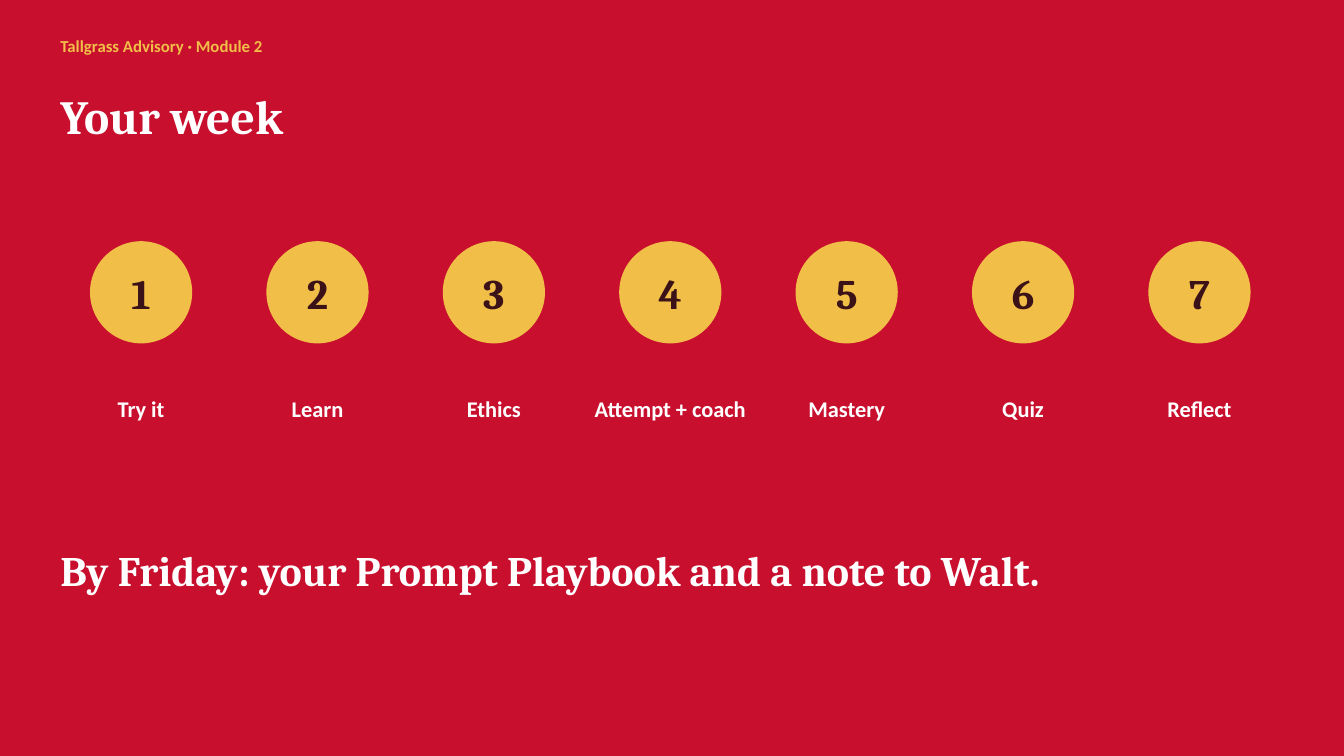
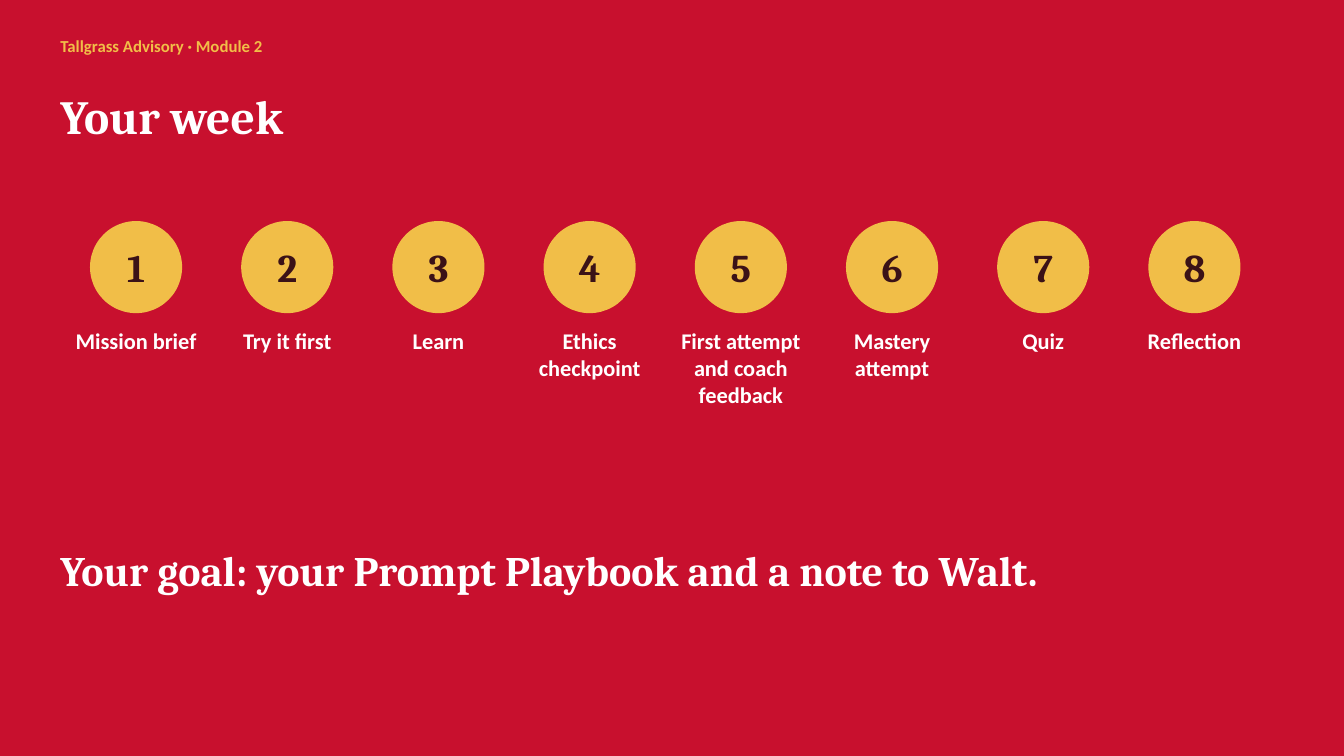
Before and after one commit to bradtrinkle/acct4420-course, a slide deck: slide 13 of downloads/module-2-slides.pptx. Drawn at 1344x756 pixels with LibreOffice and Linux fonts; fonts in the diff are those of the drawing. Boxes give left, top, right and bottom in pixels: in the first picture for what was removed or moved away, otherwise in the second. Text is boxed around its words. In the diff, an @@ line names an element or a change of style, - is before the commit and + after.

```diff
--- a/downloads/module-2-slides.pptx
+++ b/downloads/module-2-slides.pptx
@@ text "1": place and size @@
-text "1" at <box>131,281,150,309</box>
+text "1" at <box>127,256,145,282</box>
@@ ellipse: place and size @@
-ellipse at <box>91,242,192,343</box>
+ellipse at <box>91,222,181,313</box>
@@ text "2": place and size @@
-text "2" at <box>307,280,328,309</box>
+text "2" at <box>277,255,297,282</box>
@@ ellipse: place and size @@
-ellipse at <box>267,242,368,343</box>
+ellipse at <box>242,222,333,313</box>
@@ text "3": place and size @@
-text "3" at <box>483,280,504,310</box>
+text "3" at <box>429,255,449,283</box>
@@ ellipse: place and size @@
-ellipse at <box>444,242,544,343</box>
+ellipse at <box>393,222,484,313</box>
@@ text "4": place and size @@
-text "4" at <box>659,280,682,309</box>
+text "4" at <box>579,255,601,282</box>
@@ ellipse added at <box>544,222,635,313</box>, fill #F1BE48, outline #F1BE48 1 pt @@
@@ text "5": place and size @@
-text "5" at <box>836,281,858,310</box>
+text "5" at <box>731,255,751,283</box>
@@ ellipse: place and size @@
-ellipse at <box>620,242,721,343</box>
+ellipse at <box>696,222,786,313</box>
@@ text "6": place and size @@
-text "6" at <box>1012,280,1035,310</box>
+text "6" at <box>882,255,903,283</box>
@@ ellipse: place and size @@
-ellipse at <box>797,242,897,343</box>
+ellipse at <box>847,222,938,313</box>
@@ size 30 to 28 pt in 7 elements at <box>127,256,145,282</box>, <box>277,255,297,282</box>, <box>429,255,449,283</box>, <box>579,255,601,282</box>, <box>731,255,751,283</box>, <box>882,255,903,283</box>, <box>1034,256,1053,283</box> @@
@@ text "7": place and size @@
-text "7" at <box>1189,281,1210,310</box>
+text "7" at <box>1034,256,1053,283</box>
@@ ellipse: place and size @@
-ellipse at <box>973,242,1074,343</box>
+ellipse at <box>998,222,1089,313</box>
@@ ellipse: place and size @@
-ellipse at <box>1149,242,1250,343</box>
+ellipse at <box>1149,222,1240,313</box>
@@ text added at <box>1184,255,1206,283</box>, 28 pt, text #3B1217, bold @@
+8
@@ text "Learn": place and size @@
-text "Learn" at <box>292,402,344,417</box>
+text "Learn" at <box>413,334,465,349</box>
@@ vertical alignment middle to top in 6 elements at <box>1022,333,1064,352</box>, <box>413,334,465,349</box>, <box>243,333,331,353</box>, <box>854,334,930,380</box>, <box>539,333,641,380</box>, <box>681,333,800,403</box> @@
@@ text "Quiz": place and size @@
-text "Quiz" at <box>1002,401,1044,420</box>
+text "Quiz" at <box>1022,333,1064,352</box>
@@ text added at <box>76,333,197,349</box>, 16 pt, text #FFFFFF, bold @@
+Mission brief
@@ text at <box>243,333,331,353</box>: text changed @@
-Try it
+Try it first
@@ text at <box>539,333,641,380</box>: text changed @@
-Ethics
+Ethics checkpoint
@@ text at <box>681,333,800,403</box>: text changed @@
-Attempt + coach
+First attempt and coach feedback
@@ text at <box>854,334,930,380</box>: text changed @@
-Mastery
+Mastery attempt
@@ text added at <box>1148,333,1241,349</box>, 16 pt, text #FFFFFF, bold @@
+Reflection
@@ text removed at <box>1167,401,1231,417</box> @@
-Reflect
@@ text at <box>60,557,1038,596</box>: text changed @@
-By Friday: your Prompt Playbook and a note to Walt.
+Your goal: your Prompt Playbook and a note to Walt.
```
Also in this commit, not shown: 6 other files.
